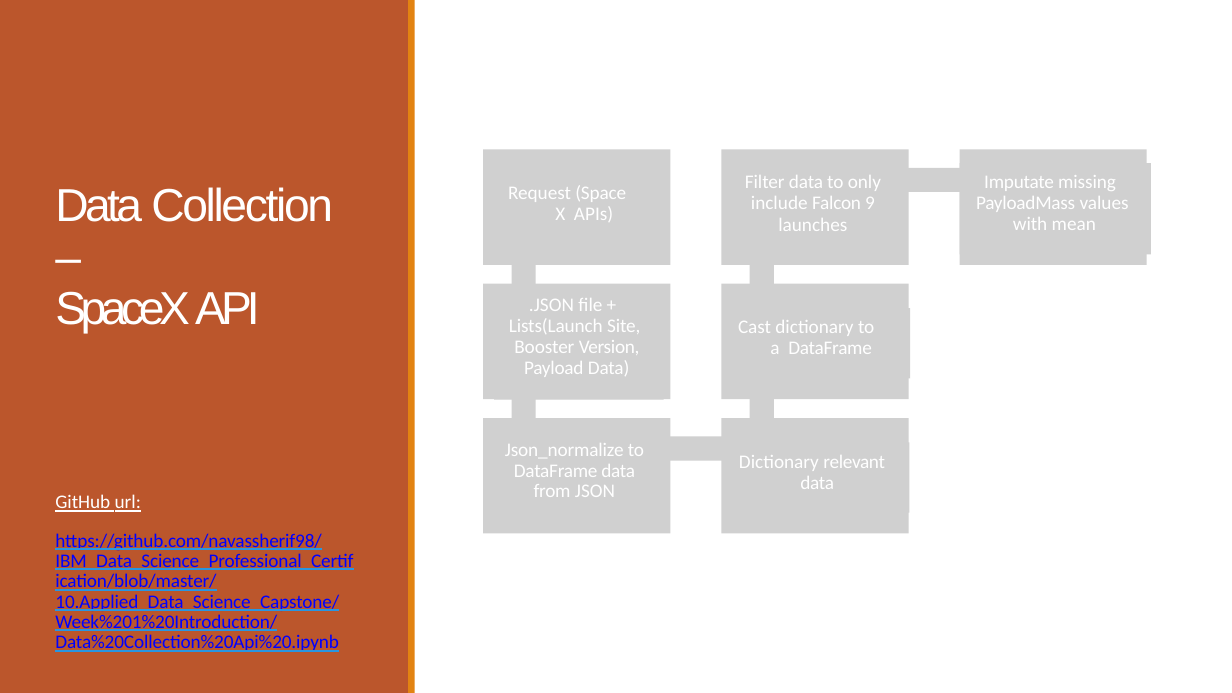
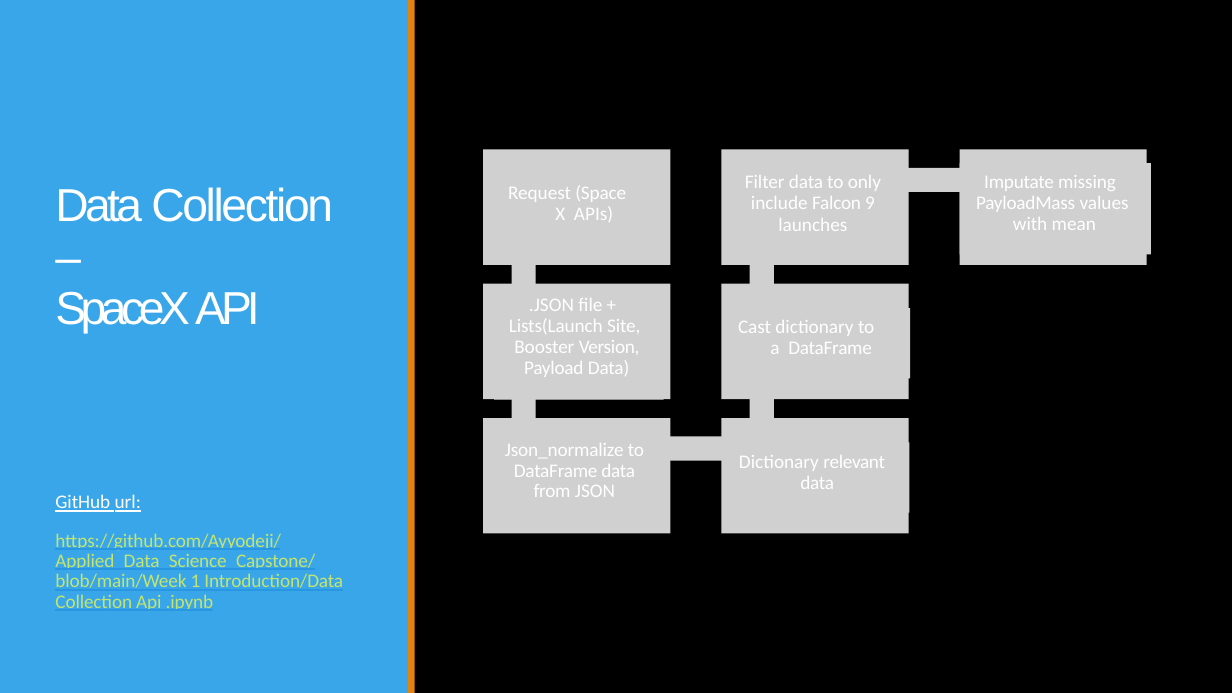
Before and after one commit to Ayyodeji/Applied_Data_Science_Capstone, a slide deck: slide 8 of Week 5 Present Your Data-Driven Insights/Data Science Journey.pptx. Drawn at 1232x693 pixels with LibreOffice and Linux fonts; fonts in the diff are those of the drawing; grey boxes stand for pictures; background and template pictures are left out. Boxes give left, top, right and bottom in pixels: in the first picture for what was removed or moved away, otherwise in the second. Text is boxed around its words. In the diff, an @@ line names an element or a change of style, - is before the commit and + after.

```diff
--- a/Week 5 Present Your Data-Driven Insights/Data Science Journey.pptx
+++ b/Week 5 Present Your Data-Driven Insights/Data Science Journey.pptx
@@ background #FFFFFF to picture (left out) @@
@@ freeform shape at (x1=0, y1=0, x2=409, y2=693): fill #BB562C to #38A6E9 @@
@@ text at (x1=55, y1=533, x2=343, y2=609): text changed; text colour #0000FF to #C4E46E @@
-https://github.com/navassherif98/IBM_Data_Science_Professional_Certification/blob/master/10.Applied_Data_Science_Capstone/Week%201%20Introduction/Data%20Collection%20Api%20.ipynb
+https://github.com/Ayyodeji/Applied_Data_Science_Capstone/blob/main/Week 1 Introduction/Data Collection Api .ipynb
```
Also in this commit, not shown: 45 other slides changed, 1 slide removed, 1 other file.
